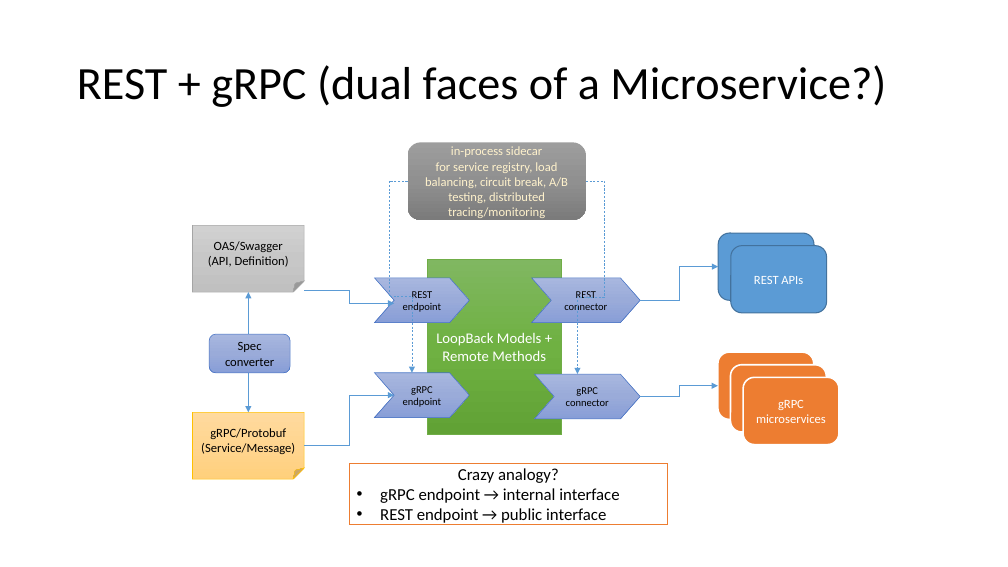
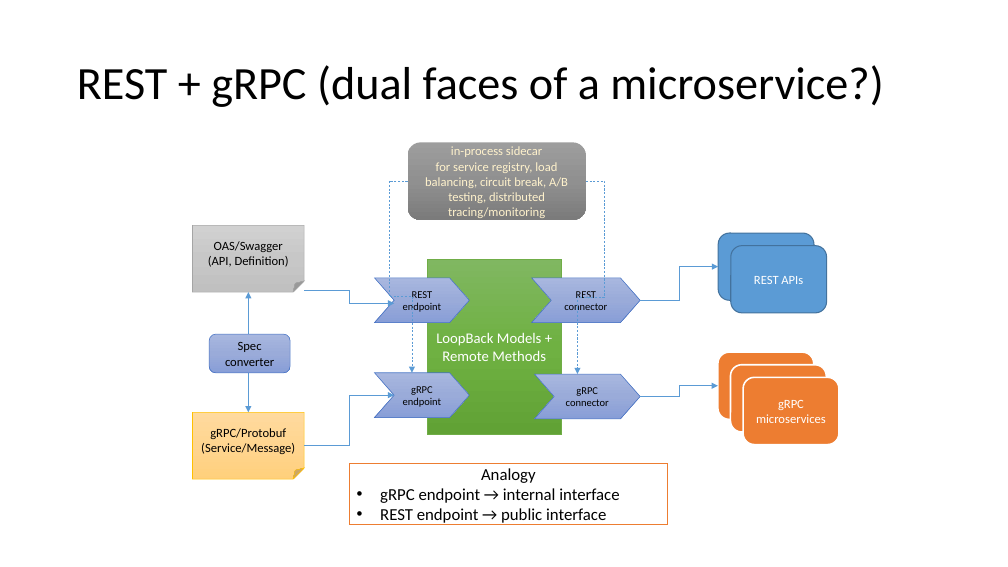
Before and after one commit to strongloop/loopback-example-polyglot, a slide deck: slide 13 of Polyglot Microservices.pptx (slide 8 before the commit). Drawn at 1008x567 pixels with LibreOffice and Linux fonts; fonts in the diff are those of the drawing. Boxes give left, top, right and bottom in pixels: in the first picture for what was removed or moved away, otherwise in the second. Text is boxed around its words. In the diff, an @@ line names an element or a change of style, - is before the commit and + after.

```diff
--- a/Polyglot Microservices.pptx
+++ b/Polyglot Microservices.pptx
@@ title at (77, 65, 883, 107): text changed @@
-REST + gRPC (dual faces of a Microservice?)
+REST + gRPC (dual faces of a microservice?)
@@ text in rectangle at (481, 468, 536, 483): text changed @@
-Crazy analogy?
+Analogy
```
Also in this commit, not shown: 3 other slides changed, 5 slides added.
